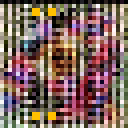
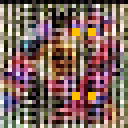
Layered file, before and after one edit (w=128, h=128). Changes by layer:
removed layer "Layer 5" over (x1=32, y1=8, x2=56, y2=120)
added layer "Layer 6" above "Layer 2" over (x1=72, y1=28, x2=96, y2=100)
